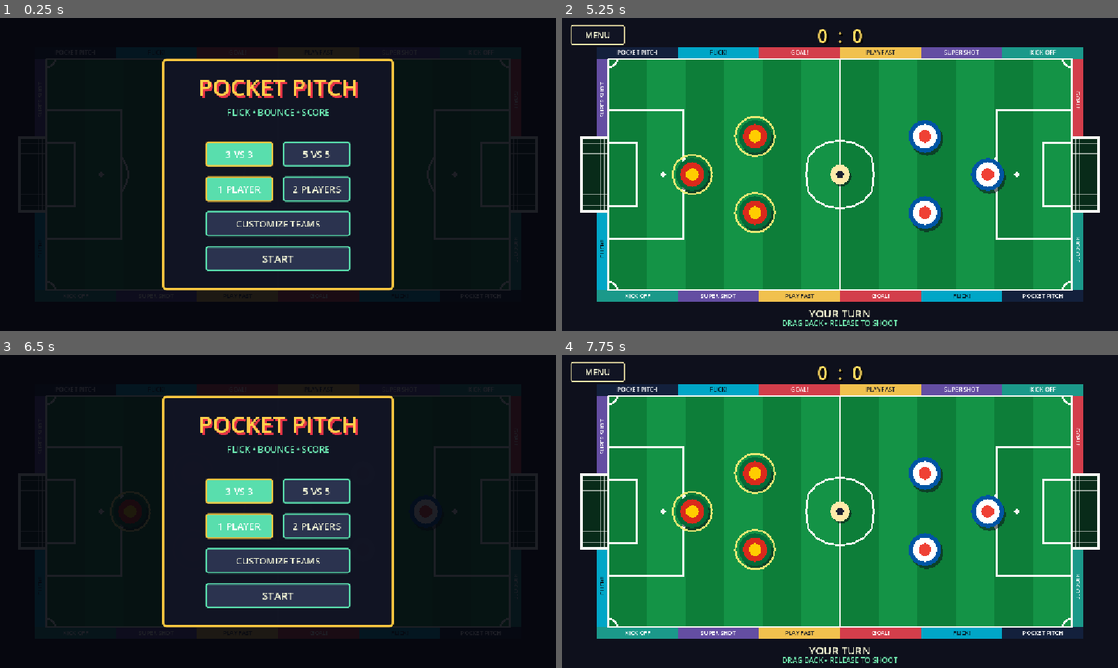
Above: before the commit, frames 1-4 (two rows, left to right).
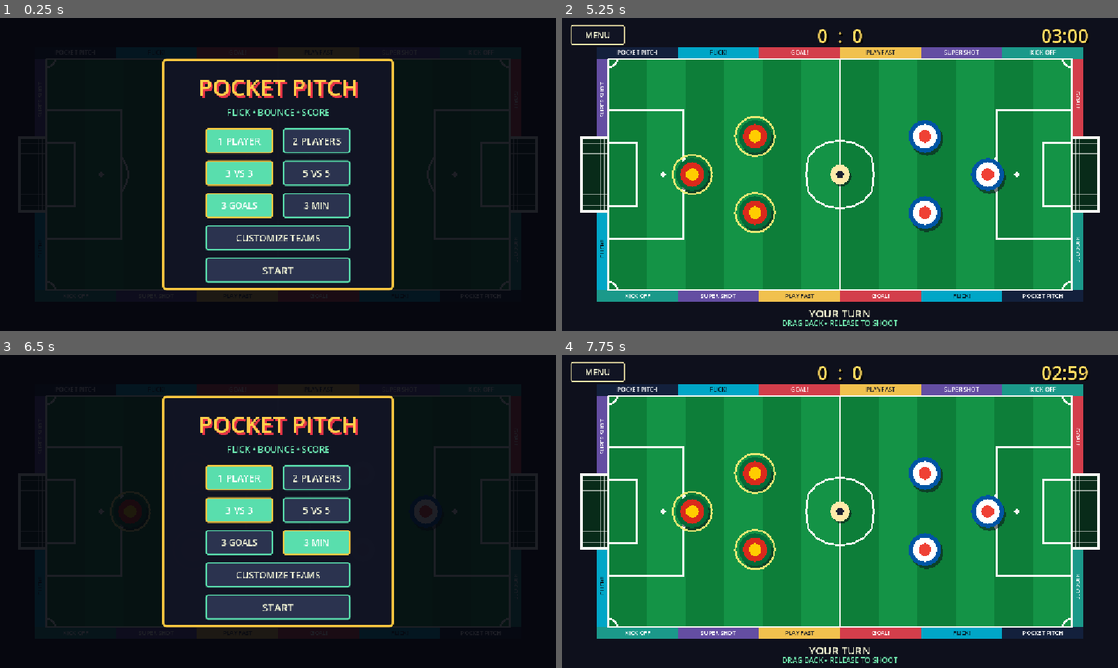
Above: after the commit, the same moments.

Repository: thokem74/3-vs-3
Game: Godot game, scene res://scenes/main.tscn
Same seed, same stepped clock (60 frames per second), same inputs: the game is played once before the commit and once after it.
Inputs (mouse positions are in pixels of both pictures, inside the frame that each line leads up to):
- Up to frame 1 (0.25 s): no input
- Up to frame 2 (5.25 s): click (801, 205) at 0.5 s, where only the run after the commit has a clickable "3 GOALS"; click (801, 205) at 1.25 s, where only the run after the commit has a clickable "5 GOALS"; click (801, 205) at 2 s, where only the run after the commit has a clickable "10 GOALS"; click (878, 205) at 2.75 s, where only the run after the commit has a clickable "3 MIN"; click "1 PLAYER" at 3.5 s; click "1 PLAYER" at 4.25 s; click "START" at 5 s
- Up to frame 3 (6.5 s): click "MENU" at 5.75 s
- Up to frame 4 (7.75 s): click "START" at 6.5 s; tap Enter at 7.25 s; move the mouse to (962, 495) at 7.27 s; click (962, 495) at 7.42 s

The runs differ from the first frame. In frame 1, 8.9% of the frame differs, in the area x 36-64%, y 35-85%; in frame 2, 0.2%; in frame 3, 9.3%; in frame 4, 0.2%.

Commit message:
win conditions added

Diff:
--- a/scenes/main.tscn
+++ b/scenes/main.tscn
@@ -69,6 +69,8 @@
 
 [sub_resource type="ButtonGroup" id="ButtonGroup_game_mode"]
 
+[sub_resource type="ButtonGroup" id="ButtonGroup_match_rule"]
+
 [node name="Main" type="Node2D"]
 script = ExtResource("1_main")
 
@@ -581,6 +583,20 @@
 text = "0  :  0"
 horizontal_alignment = 1
 
+[node name="Timer" type="Label" parent="Interface/HUD"]
+visible = false
+offset_left = 950.0
+offset_top = 10.0
+offset_right = 1134.0
+offset_bottom = 61.0
+theme_override_colors/font_color = Color(1, 0.86, 0.38, 1)
+theme_override_colors/font_shadow_color = Color(0, 0, 0, 1)
+theme_override_constants/shadow_offset_x = 3
+theme_override_constants/shadow_offset_y = 3
+theme_override_font_sizes/font_size = 38
+text = "03:00"
+horizontal_alignment = 1
+
 [node name="Turn" type="Label" parent="Interface/HUD"]
 offset_left = 420.0
 offset_top = 596.0
@@ -664,9 +680,9 @@
 
 [node name="ThreeVsThree" type="Button" parent="Interface/Menu/Panel"]
 offset_left = 90.0
-offset_top = 172.0
+offset_top = 211.0
 offset_right = 230.0
-offset_bottom = 224.0
+offset_bottom = 263.0
 theme_override_colors/font_color = Color(0.95, 0.96, 0.84, 1)
 theme_override_colors/font_hover_color = Color(0.06, 0.08, 0.12, 1)
 theme_override_font_sizes/font_size = 20
@@ -680,9 +696,9 @@
 
 [node name="FiveVsFive" type="Button" parent="Interface/Menu/Panel"]
 offset_left = 250.0
-offset_top = 172.0
+offset_top = 211.0
 offset_right = 390.0
-offset_bottom = 224.0
+offset_bottom = 263.0
 theme_override_colors/font_color = Color(0.95, 0.96, 0.84, 1)
 theme_override_colors/font_hover_color = Color(0.06, 0.08, 0.12, 1)
 theme_override_font_sizes/font_size = 20
@@ -695,9 +711,9 @@
 
 [node name="SinglePlayer" type="Button" parent="Interface/Menu/Panel"]
 offset_left = 90.0
-offset_top = 244.0
+offset_top = 144.0
 offset_right = 230.0
-offset_bottom = 296.0
+offset_bottom = 196.0
 theme_override_colors/font_color = Color(0.95, 0.96, 0.84, 1)
 theme_override_colors/font_hover_color = Color(0.06, 0.08, 0.12, 1)
 theme_override_font_sizes/font_size = 20
@@ -711,9 +727,9 @@
 
 [node name="TwoPlayers" type="Button" parent="Interface/Menu/Panel"]
 offset_left = 250.0
-offset_top = 244.0
+offset_top = 144.0
 offset_right = 390.0
-offset_bottom = 296.0
+offset_bottom = 196.0
 theme_override_colors/font_color = Color(0.95, 0.96, 0.84, 1)
 theme_override_colors/font_hover_color = Color(0.06, 0.08, 0.12, 1)
 theme_override_font_sizes/font_size = 20
@@ -724,11 +740,42 @@
 button_group = SubResource("ButtonGroup_game_mode")
 text = "2 PLAYERS"
 
+[node name="GoalTarget" type="Button" parent="Interface/Menu/Panel"]
+offset_left = 90.0
+offset_top = 278.0
+offset_right = 230.0
+offset_bottom = 330.0
+theme_override_colors/font_color = Color(0.95, 0.96, 0.84, 1)
+theme_override_colors/font_hover_color = Color(0.06, 0.08, 0.12, 1)
+theme_override_font_sizes/font_size = 18
+theme_override_styles/normal = SubResource("Style_button")
+theme_override_styles/hover = SubResource("Style_button_hover")
+theme_override_styles/pressed = SubResource("Style_button_hover")
+toggle_mode = true
+button_pressed = true
+button_group = SubResource("ButtonGroup_match_rule")
+text = "3 GOALS"
+
+[node name="TimeLimit" type="Button" parent="Interface/Menu/Panel"]
+offset_left = 250.0
+offset_top = 278.0
+offset_right = 390.0
+offset_bottom = 330.0
+theme_override_colors/font_color = Color(0.95, 0.96, 0.84, 1)
+theme_override_colors/font_hover_color = Color(0.06, 0.08, 0.12, 1)
+theme_override_font_sizes/font_size = 18
+theme_override_styles/normal = SubResource("Style_button")
+theme_override_styles/hover = SubResource("Style_button_hover")
+theme_override_styles/pressed = SubResource("Style_button_hover")
+toggle_mode = true
+button_group = SubResource("ButtonGroup_match_rule")
+text = "3 MIN"
+
 [node name="CustomizeTeams" type="Button" parent="Interface/Menu/Panel"]
 offset_left = 90.0
-offset_top = 316.0
+offset_top = 345.0
 offset_right = 390.0
-offset_bottom = 368.0
+offset_bottom = 397.0
 theme_override_colors/font_color = Color(0.95, 0.96, 0.84, 1)
 theme_override_colors/font_hover_color = Color(0.06, 0.08, 0.12, 1)
 theme_override_font_sizes/font_size = 19
@@ -739,9 +786,9 @@
 
 [node name="Start" type="Button" parent="Interface/Menu/Panel"]
 offset_left = 90.0
-offset_top = 388.0
+offset_top = 412.0
 offset_right = 390.0
-offset_bottom = 440.0
+offset_bottom = 464.0
 theme_override_colors/font_color = Color(0.95, 0.96, 0.84, 1)
 theme_override_colors/font_hover_color = Color(0.06, 0.08, 0.12, 1)
 theme_override_font_sizes/font_size = 22
--- a/scripts/main.gd
+++ b/scripts/main.gd
@@ -11,6 +11,11 @@
 enum TeamSize {
 	THREE_VS_THREE = 3,
 	FIVE_VS_FIVE = 5,
+}
+
+enum VictoryCondition {
+	GOALS,
+	TIME,
 }
 
 enum MatchState {
@@ -23,7 +28,7 @@
 }
 
 const DISC_SCENE := preload("res://scenes/player_disc.tscn")
-const WINNING_SCORE := 3
+const MATCH_RULE_VALUES: Array[int] = [3, 5, 10]
 const MIN_DRAG_DISTANCE := 18.0
 const MAX_DRAG_DISTANCE := 150.0
 const SHOT_STRENGTH := 7.2
@@ -48,13 +53,20 @@
 @onready var hud: Control = $Interface/HUD
 @onready var end_panel: Control = $Interface/EndPanel
 @onready var score_label: Label = $Interface/HUD/Score
+@onready var timer_label: Label = $Interface/HUD/Timer
 @onready var turn_label: Label = $Interface/HUD/Turn
 @onready var hint_label: Label = $Interface/HUD/Hint
 @onready var winner_label: Label = $Interface/EndPanel/Panel/Winner
 @onready var retro_audio: RetroAudio = $RetroAudio
+@onready var goal_target_button: Button = $Interface/Menu/Panel/GoalTarget
+@onready var time_limit_button: Button = $Interface/Menu/Panel/TimeLimit
 
 var game_mode := GameMode.SINGLE_PLAYER
 var team_size := TeamSize.THREE_VS_THREE
+var victory_condition := VictoryCondition.GOALS
+var goal_target := 3
+var time_limit_minutes := 3
+var remaining_match_time := 0.0
 var match_state := MatchState.MENU
 var current_team := 1
 var scores := [0, 0]
@@ -83,6 +95,12 @@
 	$Interface/Menu/Panel/TwoPlayers.pressed.connect(
 		_select_game_mode.bind(GameMode.TWO_PLAYERS)
 	)
+	goal_target_button.pressed.connect(
+		_select_victory_condition.bind(VictoryCondition.GOALS)
+	)
+	time_limit_button.pressed.connect(
+		_select_victory_condition.bind(VictoryCondition.TIME)
+	)
 	$Interface/Menu/Panel/CustomizeTeams.pressed.connect(_show_team_customization)
 	$Interface/Menu/Panel/Start.pressed.connect(_start_match)
 	$Interface/HUD/MenuButton.pressed.connect(_show_menu)
@@ -90,6 +108,7 @@
 	$Interface/EndPanel/Panel/MainMenu.pressed.connect(_show_menu)
 	ball.body_entered.connect(_on_body_collided)
 
+	_update_match_rule_buttons()
 	_show_menu()
 
 
@@ -105,6 +124,7 @@
 
 	if match_state not in [MatchState.MENU, MatchState.GAME_OVER]:
 		_check_for_goal()
+		_update_match_clock(delta)
 
 
 func _unhandled_input(event: InputEvent) -> void:
@@ -164,6 +184,32 @@
 	retro_audio.play_button()
 
 
+func _select_victory_condition(selected_condition: VictoryCondition) -> void:
+	if victory_condition == selected_condition:
+		if selected_condition == VictoryCondition.GOALS:
+			goal_target = _next_match_rule_value(goal_target)
+		else:
+			time_limit_minutes = _next_match_rule_value(time_limit_minutes)
+	else:
+		victory_condition = selected_condition
+
+	_update_match_rule_buttons()
+	retro_audio.play_button()
+
+
+func _next_match_rule_value(current_value: int) -> int:
+	var current_index := MATCH_RULE_VALUES.find(current_value)
+	var next_index := (current_index + 1) % MATCH_RULE_VALUES.size()
+	return MATCH_RULE_VALUES[next_index]
+
+
+func _update_match_rule_buttons() -> void:
+	goal_target_button.text = "%d GOALS" % goal_target
+	time_limit_button.text = "%d MIN" % time_limit_minutes
+	goal_target_button.button_pressed = victory_condition == VictoryCondition.GOALS
+	time_limit_button.button_pressed = victory_condition == VictoryCondition.TIME
+
+
 func _show_team_customization() -> void:
 	retro_audio.play_button()
 	team_customization.show_customization()
@@ -172,6 +218,9 @@
 func _start_match() -> void:
 	scores = [0, 0]
 	current_team = 1
+	remaining_match_time = float(time_limit_minutes * 60)
+	timer_label.visible = victory_condition == VictoryCondition.TIME
+	_update_timer_label()
 	menu.visible = false
 	end_panel.visible = false
 	hud.visible = true
@@ -194,6 +243,7 @@
 	menu.visible = true
 	hud.visible = false
 	end_panel.visible = false
+	timer_label.visible = false
 
 
 func _begin_drag(pointer_position: Vector2) -> void:
@@ -327,7 +377,10 @@
 	_stop_all_bodies()
 	_update_hud()
 
-	if scores[scoring_team - 1] >= WINNING_SCORE:
+	if (
+		victory_condition == VictoryCondition.GOALS
+		and scores[scoring_team - 1] >= goal_target
+	):
 		_finish_match(scoring_team)
 		return
 
@@ -349,13 +402,43 @@
 	_begin_ready_turn()
 
 
+func _update_match_clock(delta: float) -> void:
+	if victory_condition != VictoryCondition.TIME:
+		return
+
+	remaining_match_time = maxf(0.0, remaining_match_time - delta)
+	_update_timer_label()
+	if remaining_match_time > 0.0:
+		return
+
+	if scores[0] > scores[1]:
+		_finish_match(1)
+	elif scores[1] > scores[0]:
+		_finish_match(2)
+	else:
+		_finish_match(0)
+
+
+func _update_timer_label() -> void:
+	var total_seconds := ceili(remaining_match_time)
+	var minutes := total_seconds / 60
+	var seconds := total_seconds % 60
+	timer_label.text = "%02d:%02d" % [minutes, seconds]
+
+
 func _finish_match(winning_team: int) -> void:
 	match_state = MatchState.GAME_OVER
+	dragging = false
+	selected_piece = null
+	aim_guide.visible = false
+	_stop_all_bodies()
 	hud.visible = false
 	end_panel.visible = true
 	_set_piece_highlights(false)
 
-	if game_mode == GameMode.SINGLE_PLAYER:
+	if winning_team == 0:
+		winner_label.text = "DRAW!"
+	elif game_mode == GameMode.SINGLE_PLAYER:
 		winner_label.text = "YOU WIN!" if winning_team == 1 else "CPU WINS"
 	else:
 		winner_label.text = "TEAM %d WINS!" % winning_team
